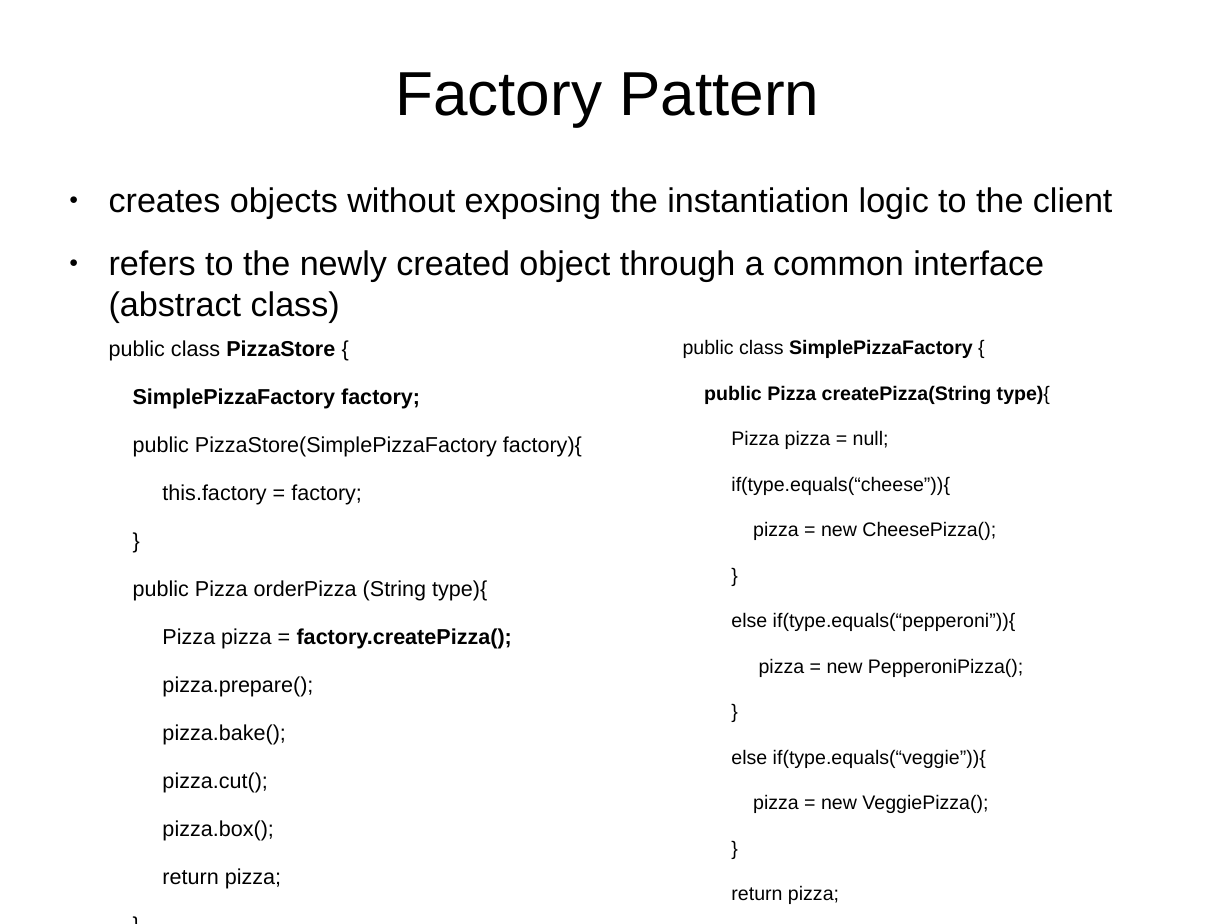
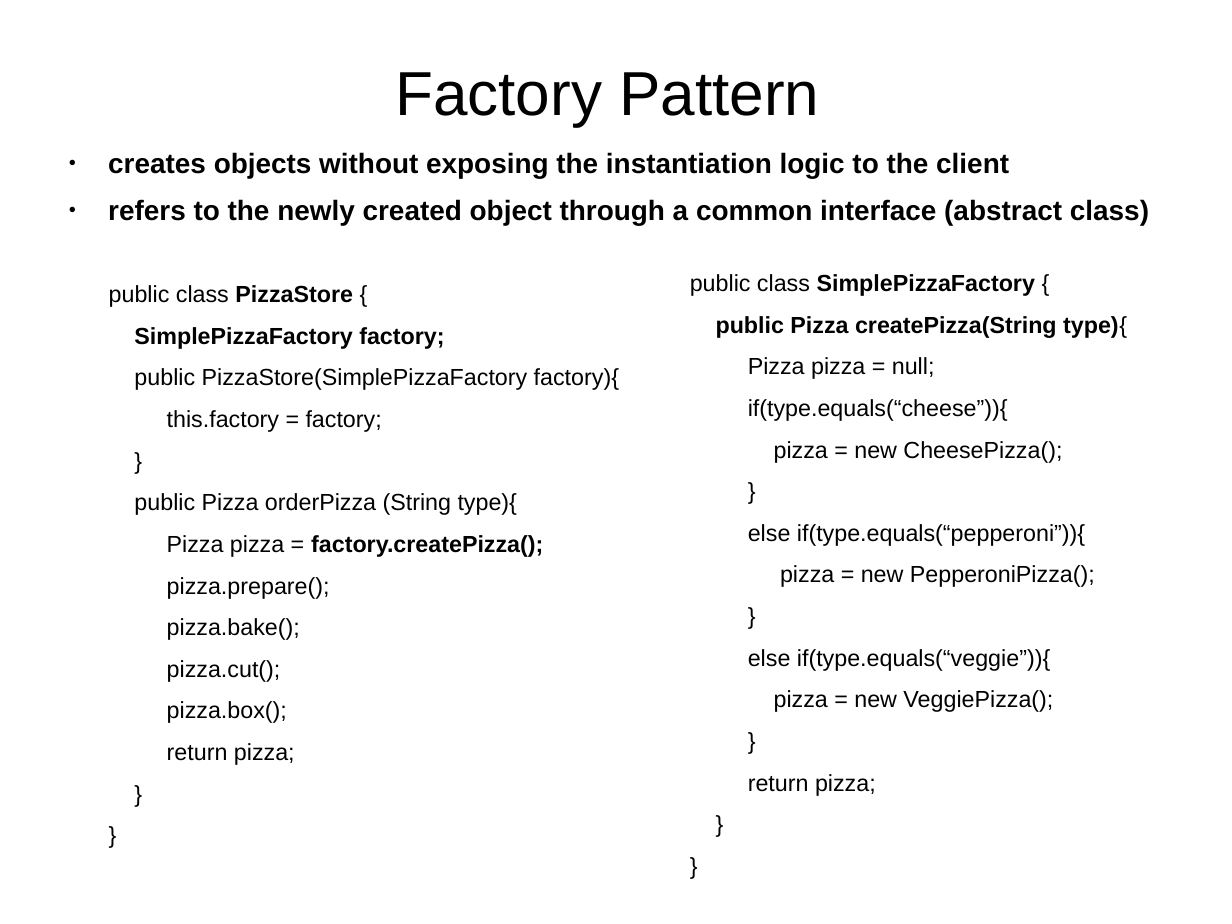
Before and after one commit to delia-popescu/spring-core, a slide deck: slide 2 of src/main/resources/spring_core.odp (slide 1 before the commit). Drawn at 1232x924 pixels with LibreOffice and Linux fonts; fonts in the diff are those of the drawing. Boxes give left, top, right and bottom in pixels: in the first picture for what was removed or moved away, otherwise in the second. Text is boxed around its words. In the diff, an @@ line names an element or a change of style, - is before the commit and + after.

```diff
--- a/src/main/resources/spring_core.odp
+++ b/src/main/resources/spring_core.odp
@@ text "creates objects without exposing the ...": place and size @@
-text "creates objects without exposing the ..." at <box>109,187,1113,323</box>
+text "creates objects without exposing the ..." at <box>108,152,1149,225</box>
@@ text "creates objects without exposing the ..." at <box>108,152,1149,225</box>: size 22 to 18 pt, bold on; less space between paragraphs @@
@@ text "public class SimplePizzaFactory {": place and size @@
-text "public class SimplePizzaFactory {" at <box>683,339,1050,813</box>
+text "public class SimplePizzaFactory {" at <box>690,274,1127,796</box>
@@ text "public class SimplePizzaFactory {" at <box>690,274,1127,796</box>: size 12.6 to 15 pt, highlight #FFFFFF to none; less space between paragraphs @@
@@ text "public class PizzaStore {": place and size @@
-text "public class PizzaStore {" at <box>109,340,582,841</box>
+text "public class PizzaStore {" at <box>109,285,619,765</box>
@@ text "public class PizzaStore {" at <box>109,285,619,765</box>: size 13.9 to 15 pt, highlight #FFFFFF to none; less space between paragraphs @@
```
Also in this commit, not shown: 23 other slides changed, 34 slides added, 14 slides removed.
